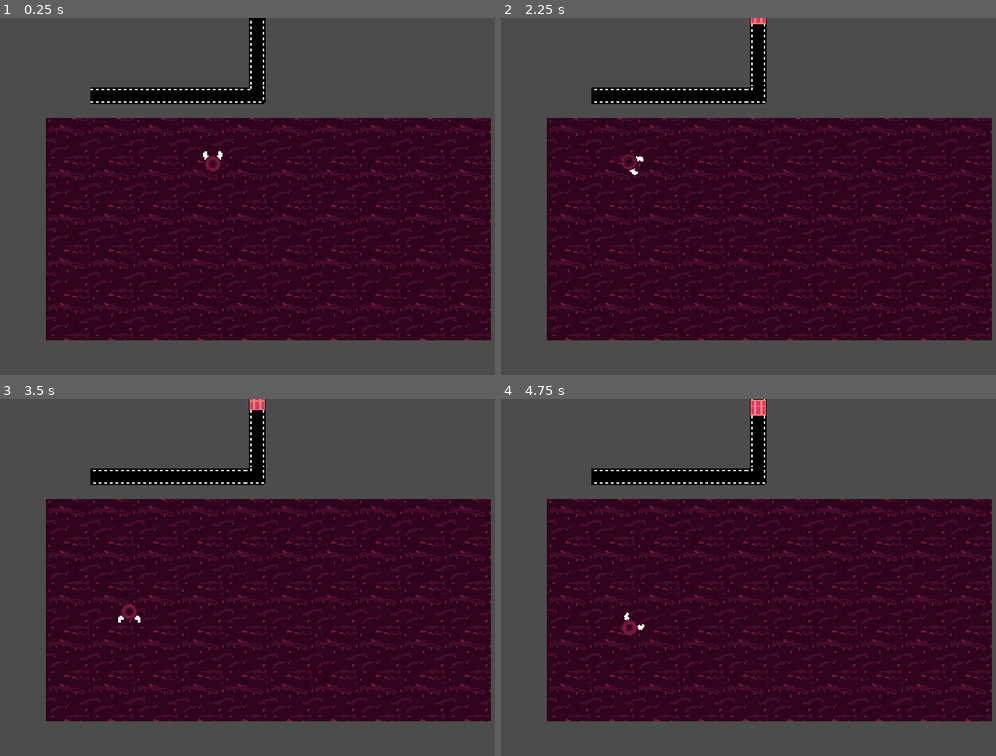
Above: before the commit, frames 1-4 (two rows, left to right).
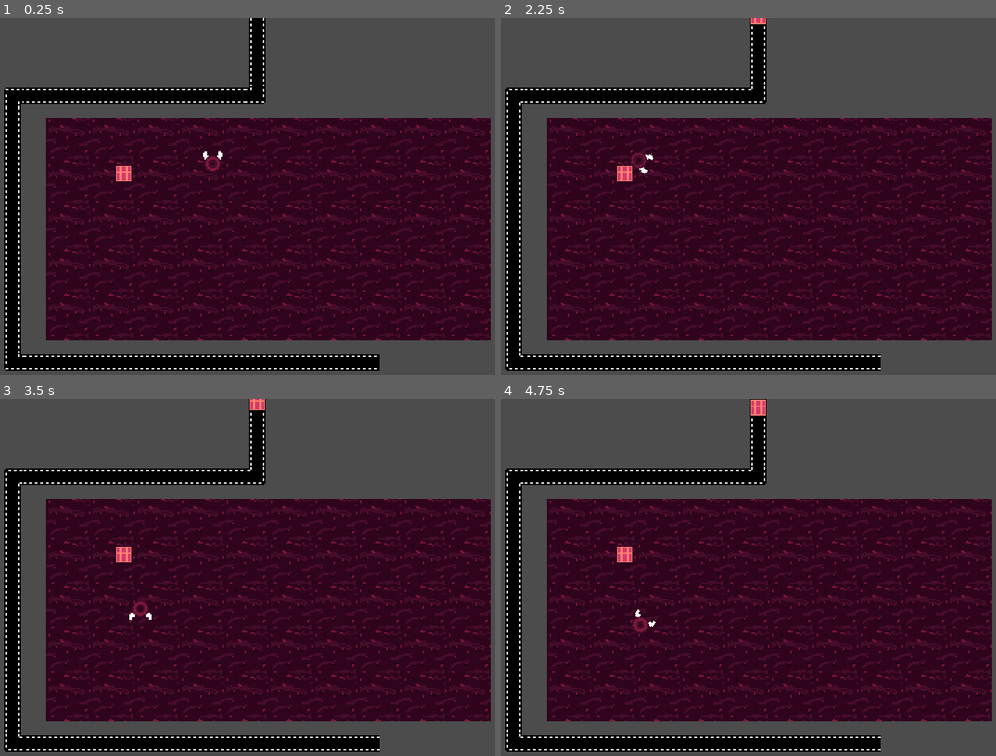
Above: after the commit, the same moments.

Repository: Flipez/arnold
Game: Godot game, scene res://Scenes/MainLevel.tscn
The game is run twice, just before and just after one commit, with the same random seed, the same clock (stepped at 60 frames per second) and the same inputs.
Inputs:
- Up to frame 1 (0.25 s): no input
- Up to frame 2 (2.25 s): hold Right (ui_right) 0.53-1.28 s; hold Down (ui_down) 1.28-2.03 s; hold Right (ui_right) from 2.03 s (still down)
- Up to frame 3 (3.5 s): release Right (ui_right) at 2.78 s; hold Up (ui_up) from 2.78 s (still down)
- Up to frame 4 (4.75 s): release Up (ui_up) at 3.53 s; hold Left (ui_left) from 3.53 s (still down)

The runs differ from the first frame. In frame 1, 7.2% of the frame differs, in the area x 0-77%, y 0-99%; in frame 2, 7.3%; in frame 3, 7.4%; in frame 4, 7.4%.

Commit message:
update crate

Diff:
--- a/Objects/Crate/Crate.gd
+++ b/Objects/Crate/Crate.gd
@@ -1,6 +1,7 @@
 extends StaticBody2D
 
 export var SPEED = 3
+export var never_touched = true
 # Declare member variables here. Examples:
 # var a = 2
 # var b = "text"
@@ -8,16 +9,27 @@
 
 # Called when the node enters the scene tree for the first time.
 func _ready():
-  position.x = 192
-  position.y = -8
+  if never_touched:
+    position.x = 192
+    position.y = -8
 
 
 func _process(delta):
+  if never_touched:
+    move_on_belt(delta)
+
+
+func move_on_belt(delta):
   if position.x == 192 && position.y <= 56:
     position.y += SPEED * delta
-  if position.y >= 56 && position.x >= 24:
-    position.y == 56
+  elif position.y == 248 && position.x >= 272:
+    queue_free()
+  elif position.y >= 248 && position.x <= 272:
+    position.y = 248
+    position.x += SPEED * delta
+  elif position.x <= 16 && position.y < 248:
+    position.x = 16
+    position.y += SPEED * delta
+  elif position.y >= 56 && position.x > 16:
+    position.y = 56
     position.x -= SPEED * delta
-  if position.x <= 24 && position.y <= 248:
-    position.x = 24
-    position.y += SPEED * delta
--- a/Scenes/MainLevel.tscn
+++ b/Scenes/MainLevel.tscn
@@ -79,87 +79,291 @@
 format = 1
 tile_data = PoolIntArray( 0, 0, 0, 1, 0, 0, 2, 0, 0, 3, 0, 0, 4, 0, 0, 5, 0, 0, 6, 0, 0, 7, 0, 0, 8, 0, 0, 9, 0, 0, 655 …(547 unchanged characters)…
 
-[node name="Player" parent="." instance=ExtResource( 2 )]
-position = Vector2( 160, 104 )
-
-[node name="StaticBody2D" type="StaticBody2D" parent="."]
+[node name="Belt" type="StaticBody2D" parent="."]
 position = Vector2( 192, 8 )
 
-[node name="AnimatedSprite" type="AnimatedSprite" parent="StaticBody2D"]
-rotation = 1.5708
-frames = SubResource( 6 )
-frame = 2
-playing = true
-
-[node name="AnimatedSprite2" type="AnimatedSprite" parent="StaticBody2D"]
+[node name="AnimatedSprite" type="AnimatedSprite" parent="Belt"]
+rotation = 1.5708
+frames = SubResource( 6 )
+playing = true
+
+[node name="AnimatedSprite2" type="AnimatedSprite" parent="Belt"]
 position = Vector2( 0, 16 )
 rotation = 1.5708
 frames = SubResource( 6 )
-frame = 2
-playing = true
-
-[node name="AnimatedSprite3" type="AnimatedSprite" parent="StaticBody2D"]
+playing = true
+
+[node name="AnimatedSprite3" type="AnimatedSprite" parent="Belt"]
 position = Vector2( 0, 48 )
 rotation = 4.71239
 frames = SubResource( 11 )
-frame = 2
-playing = true
-
-[node name="AnimatedSprite4" type="AnimatedSprite" parent="StaticBody2D"]
+playing = true
+
+[node name="AnimatedSprite4" type="AnimatedSprite" parent="Belt"]
 position = Vector2( 0, 32 )
 rotation = 1.5708
 frames = SubResource( 6 )
-frame = 2
-playing = true
-
-[node name="AnimatedSprite5" type="AnimatedSprite" parent="StaticBody2D"]
+playing = true
+
+[node name="AnimatedSprite5" type="AnimatedSprite" parent="Belt"]
 position = Vector2( -16, 48 )
 rotation = 3.14159
 frames = SubResource( 6 )
-frame = 2
-playing = true
-
-[node name="AnimatedSprite6" type="AnimatedSprite" parent="StaticBody2D"]
+playing = true
+
+[node name="AnimatedSprite6" type="AnimatedSprite" parent="Belt"]
 position = Vector2( -32, 48 )
 rotation = 3.14159
 frames = SubResource( 6 )
-frame = 2
-playing = true
-
-[node name="AnimatedSprite7" type="AnimatedSprite" parent="StaticBody2D"]
+playing = true
+
+[node name="AnimatedSprite7" type="AnimatedSprite" parent="Belt"]
 position = Vector2( -48, 48 )
 rotation = 3.14159
 frames = SubResource( 6 )
-frame = 2
-playing = true
-
-[node name="AnimatedSprite8" type="AnimatedSprite" parent="StaticBody2D"]
+playing = true
+
+[node name="AnimatedSprite8" type="AnimatedSprite" parent="Belt"]
 position = Vector2( -64, 48 )
 rotation = 3.14159
 frames = SubResource( 6 )
-frame = 2
-playing = true
-
-[node name="AnimatedSprite9" type="AnimatedSprite" parent="StaticBody2D"]
+playing = true
+
+[node name="AnimatedSprite9" type="AnimatedSprite" parent="Belt"]
 position = Vector2( -80, 48 )
 rotation = 3.14159
 frames = SubResource( 6 )
-frame = 2
-playing = true
-
-[node name="AnimatedSprite10" type="AnimatedSprite" parent="StaticBody2D"]
+playing = true
+
+[node name="AnimatedSprite10" type="AnimatedSprite" parent="Belt"]
 position = Vector2( -96, 48 )
 rotation = 3.14159
 frames = SubResource( 6 )
-frame = 2
-playing = true
-
-[node name="AnimatedSprite11" type="AnimatedSprite" parent="StaticBody2D"]
+playing = true
+
+[node name="AnimatedSprite11" type="AnimatedSprite" parent="Belt"]
 position = Vector2( -112, 48 )
 rotation = 3.14159
 frames = SubResource( 6 )
-frame = 2
-playing = true
+playing = true
+
+[node name="AnimatedSprite12" type="AnimatedSprite" parent="Belt"]
+position = Vector2( -128, 48 )
+rotation = 3.14159
+frames = SubResource( 6 )
+playing = true
+
+[node name="AnimatedSprite13" type="AnimatedSprite" parent="Belt"]
+position = Vector2( -144, 48 )
+rotation = 3.14159
+frames = SubResource( 6 )
+playing = true
+
+[node name="AnimatedSprite14" type="AnimatedSprite" parent="Belt"]
+position = Vector2( -160, 48 )
+rotation = 3.14159
+frames = SubResource( 6 )
+playing = true
+
+[node name="AnimatedSprite15" type="AnimatedSprite" parent="Belt"]
+position = Vector2( -176, 48 )
+rotation = 4.71239
+frames = SubResource( 11 )
+playing = true
+flip_h = true
+flip_v = true
+
+[node name="AnimatedSprite16" type="AnimatedSprite" parent="Belt"]
+position = Vector2( -176, 64 )
+rotation = 1.5708
+frames = SubResource( 6 )
+playing = true
+
+[node name="AnimatedSprite17" type="AnimatedSprite" parent="Belt"]
+position = Vector2( -176, 80 )
+rotation = 1.5708
+frames = SubResource( 6 )
+playing = true
+
+[node name="AnimatedSprite18" type="AnimatedSprite" parent="Belt"]
+position = Vector2( -176, 96 )
+rotation = 1.5708
+frames = SubResource( 6 )
+playing = true
+
+[node name="AnimatedSprite19" type="AnimatedSprite" parent="Belt"]
+position = Vector2( -176, 112 )
+rotation = 1.5708
+frames = SubResource( 6 )
+playing = true
+
+[node name="AnimatedSprite20" type="AnimatedSprite" parent="Belt"]
+position = Vector2( -176, 128 )
+rotation = 1.5708
+frames = SubResource( 6 )
+playing = true
+
+[node name="AnimatedSprite21" type="AnimatedSprite" parent="Belt"]
+position = Vector2( -176, 144 )
+rotation = 1.5708
+frames = SubResource( 6 )
+playing = true
+
+[node name="AnimatedSprite22" type="AnimatedSprite" parent="Belt"]
+position = Vector2( -176, 160 )
+rotation = 1.5708
+frames = SubResource( 6 )
+playing = true
+
+[node name="AnimatedSprite23" type="AnimatedSprite" parent="Belt"]
+position = Vector2( -176, 176 )
+rotation = 1.5708
+frames = SubResource( 6 )
+playing = true
+
+[node name="AnimatedSprite24" type="AnimatedSprite" parent="Belt"]
+position = Vector2( -176, 192 )
+rotation = 1.5708
+frames = SubResource( 6 )
+playing = true
+
+[node name="AnimatedSprite25" type="AnimatedSprite" parent="Belt"]
+position = Vector2( -176, 208 )
+rotation = 1.5708
+frames = SubResource( 6 )
+playing = true
+
+[node name="AnimatedSprite26" type="AnimatedSprite" parent="Belt"]
+position = Vector2( -176, 224 )
+rotation = 1.5708
+frames = SubResource( 6 )
+playing = true
+
+[node name="AnimatedSprite27" type="AnimatedSprite" parent="Belt"]
+position = Vector2( -176, 240 )
+rotation = 4.71239
+frames = SubResource( 11 )
+playing = true
+flip_v = true
+
+[node name="AnimatedSprite28" type="AnimatedSprite" parent="Belt"]
+position = Vector2( -160, 240 )
+rotation = 3.14159
+frames = SubResource( 6 )
+playing = true
+flip_h = true
+
+[node name="AnimatedSprite29" type="AnimatedSprite" parent="Belt"]
+position = Vector2( -144, 240 )
+rotation = 3.14159
+frames = SubResource( 6 )
+playing = true
+flip_h = true
+
+[node name="AnimatedSprite30" type="AnimatedSprite" parent="Belt"]
+position = Vector2( -128, 240 )
+rotation = 3.14159
+frames = SubResource( 6 )
+playing = true
+flip_h = true
+
+[node name="AnimatedSprite31" type="AnimatedSprite" parent="Belt"]
+position = Vector2( -112, 240 )
+rotation = 3.14159
+frames = SubResource( 6 )
+playing = true
+flip_h = true
+
+[node name="AnimatedSprite32" type="AnimatedSprite" parent="Belt"]
+position = Vector2( -96, 240 )
+rotation = 3.14159
+frames = SubResource( 6 )
+playing = true
+flip_h = true
+
+[node name="AnimatedSprite33" type="AnimatedSprite" parent="Belt"]
+position = Vector2( -80, 240 )
+rotation = 3.14159
+frames = SubResource( 6 )
+playing = true
+flip_h = true
+
+[node name="AnimatedSprite34" type="AnimatedSprite" parent="Belt"]
+position = Vector2( -63.9999, 240 )
+rotation = 3.14159
+frames = SubResource( 6 )
+playing = true
+flip_h = true
+
+[node name="AnimatedSprite35" type="AnimatedSprite" parent="Belt"]
+position = Vector2( -47.9999, 240 )
+rotation = 3.14159
+frames = SubResource( 6 )
+playing = true
+flip_h = true
+
+[node name="AnimatedSprite36" type="AnimatedSprite" parent="Belt"]
+position = Vector2( -32, 240 )
+rotation = 3.14159
+frames = SubResource( 6 )
+playing = true
+flip_h = true
+
+[node name="AnimatedSprite37" type="AnimatedSprite" parent="Belt"]
+position = Vector2( -16, 240 )
+rotation = 3.14159
+frames = SubResource( 6 )
+playing = true
+flip_h = true
+
+[node name="AnimatedSprite38" type="AnimatedSprite" parent="Belt"]
+position = Vector2( 6.10352e-05, 240 )
+rotation = 3.14159
+frames = SubResource( 6 )
+playing = true
+flip_h = true
+
+[node name="AnimatedSprite39" type="AnimatedSprite" parent="Belt"]
+position = Vector2( 16.0001, 240 )
+rotation = 3.14159
+frames = SubResource( 6 )
+playing = true
+flip_h = true
+
+[node name="AnimatedSprite40" type="AnimatedSprite" parent="Belt"]
+position = Vector2( 32.0001, 240 )
+rotation = 3.14159
+frames = SubResource( 6 )
+playing = true
+flip_h = true
+
+[node name="AnimatedSprite41" type="AnimatedSprite" parent="Belt"]
+position = Vector2( 48.0001, 240 )
+rotation = 3.14159
+frames = SubResource( 6 )
+playing = true
+flip_h = true
+
+[node name="AnimatedSprite42" type="AnimatedSprite" parent="Belt"]
+position = Vector2( 64.0001, 240 )
+rotation = 3.14159
+frames = SubResource( 6 )
+playing = true
+flip_h = true
+
+[node name="AnimatedSprite43" type="AnimatedSprite" parent="Belt"]
+position = Vector2( 80.0001, 240 )
+rotation = 3.14159
+frames = SubResource( 6 )
+playing = true
+flip_h = true
+
+[node name="Player" parent="." instance=ExtResource( 2 )]
+position = Vector2( 160, 104 )
 
 [node name="Crate" parent="." instance=ExtResource( 3 )]
-position = Vector2( 16, 248 )
+position = Vector2( 192, -8 )
+
+[node name="Crate2" parent="." instance=ExtResource( 3 )]
+position = Vector2( 96, 112 )
+never_touched = false
--- a/project.godot
+++ b/project.godot
@@ -18,8 +18,8 @@
 
 window/size/width=400
 window/size/height=300
-window/size/test_width=1600
-window/size/test_height=1200
+window/size/test_width=1200
+window/size/test_height=900
 window/stretch/mode="2d"
 
 [physics]
